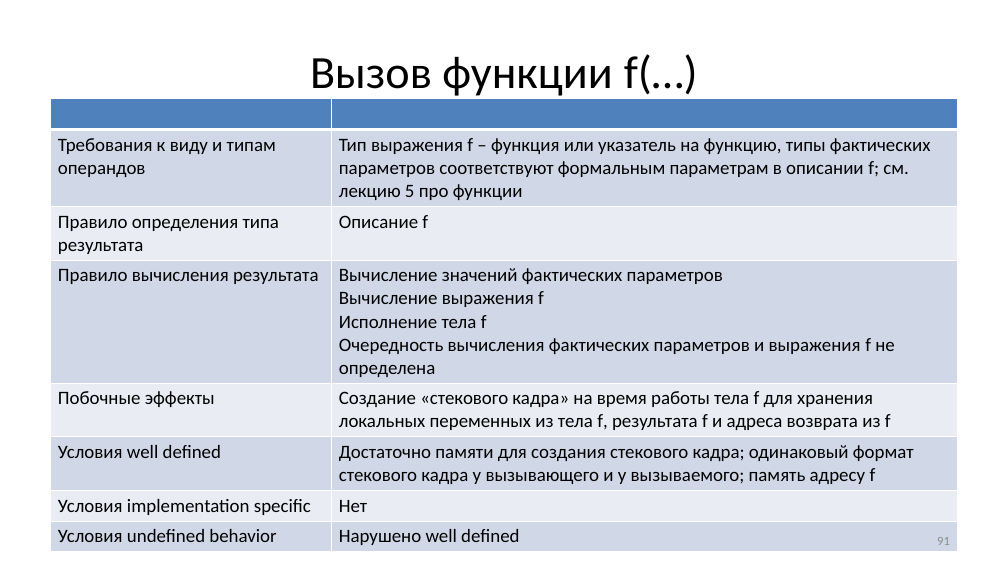
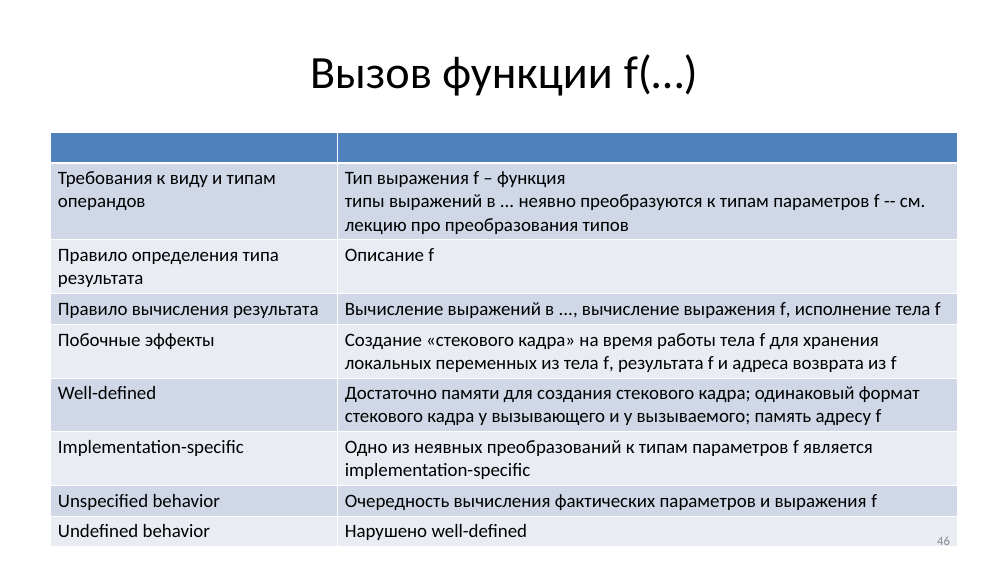
Before and after one commit to Evgueni-Petrov-aka-espetrov/Algorithms-and-Programming-in-C-pptx, a slide deck: slide 46 of 04 Выражения.pptx (slide 91 before the commit). Drawn at 1008x567 pixels with LibreOffice and Linux fonts; fonts in the diff are those of the drawing. Boxes give left, top, right and bottom in pixels: in the first picture for what was removed or moved away, otherwise in the second. Text is boxed around its words. In the diff, an @@ line names an element or a change of style, - is before the commit and + after.

Commit message:
переструктурировал, добавил unspecified behavior

```diff
--- a/04 Выражения.pptx
+++ b/04 Выражения.pptx
@@ table at (x1=51, y1=132, x2=958, y2=544) @@
-row 2, column 2: Тип выражения f – функция или указатель на функцию, типы фактических параметров соответствуют формальным параметрам в описании f; см. лекцию 5 про функции
+row 2, column 2: Тип выражения f – функция / типы выражений в ... неявно преобразуются к типам параметров f -- см. лекцию про преобразования типов
-row 4, column 2: Вычисление значений фактических параметров / Вычисление выражения f / Исполнение тела f / Очередность вычисления фактических параметров и выражения f не определена
+row 4, column 2: Вычисление выражений в ..., вычисление выражения f, исполнение тела f
-row 6: Условия well defined | Достаточно памяти для создания стекового кадра; одинаковый формат стекового кадра у вызывающего и у вызываемого; память адресу f
-row 7: Условия implementation specific | Нет
-row 8: Условия undefined behavior | Нарушено well defined
+row 6: Well-defined | Достаточно памяти для создания стекового кадра; одинаковый формат стекового кадра у вызывающего и у вызываемого; память адресу f
+row 7: Implementation-specific | Одно из неявных преобразований к типам параметров f является implementation-specific
+row 8: Unspecified behavior | Очередность вычисления фактических параметров и выражения f
+row 9: Undefined behavior | Нарушено well-defined
@@ table resized from (x1=51, y1=99, x2=958, y2=549) to (x1=51, y1=132, x2=958, y2=544) @@
@@ page number at (x1=937, y1=536, x2=950, y2=545): text changed @@
-91
+46
```
Also in this commit, not shown: 27 other slides changed, 3 slides added.
